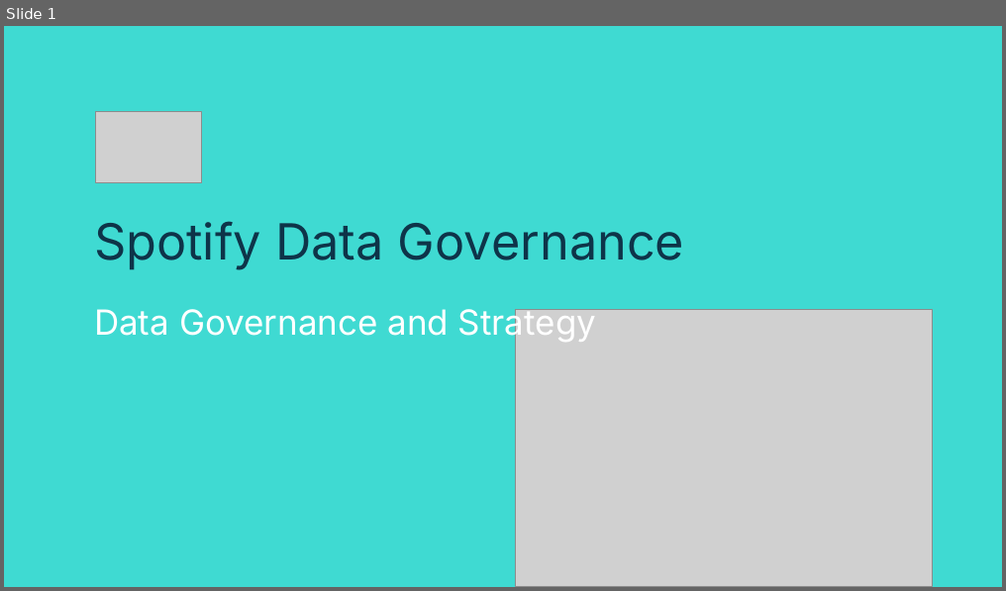
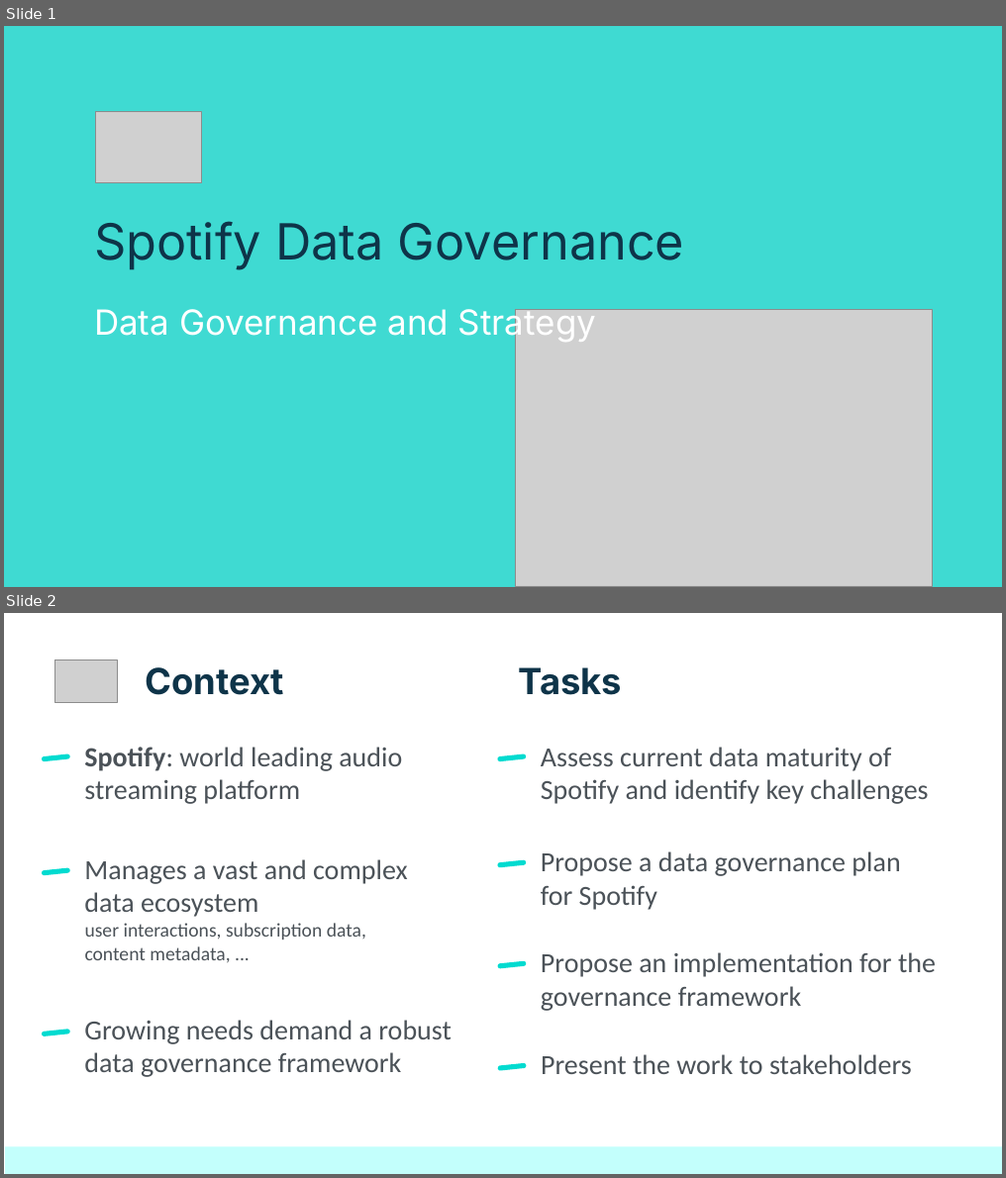
Before and after one commit to netesf13d/jedha-projects, a slide deck: 2-01-Spotify_Data_Governance/presentation/Presentation - 2-01 - Spotify Data Governance.odp. Shown one above the other, each under a label of ours: slide 1 before the commit, slides 1 and 2 after it. The pictures are 1006x591 and 1006x1178 pixels, drawn with LibreOffice and Linux fonts; fonts in the diff are those of the drawing; grey boxes stand for pictures. Boxes give left, top, right and bottom in pixels: in the first picture for what was removed or moved away, otherwise in the second. Text is boxed around its words. In the diff, an @@ line names an element or a change of style, - is before the commit and + after.

Commit message:
work on 2-01 Spotify

```diff
--- a/2-01-Spotify_Data_Governance/presentation/Presentation - 2-01 - Spotify Data Governance.odp
+++ b/2-01-Spotify_Data_Governance/presentation/Presentation - 2-01 - Spotify Data Governance.odp
@@ slide 2 added at bbox=[4, 613, 1002, 1174], background #FFFFFF @@
@@ picture added at bbox=[54, 660, 118, 702] @@
@@ title added at bbox=[145, 667, 284, 695], 26 pt, text #0E3449, bold @@
+Context
@@ title added at bbox=[518, 667, 622, 695], 26 pt, text #0E3449, bold @@
+Tasks
@@ rounded rectangle added at bbox=[42, 755, 71, 762], fill #00DBD0 @@
@@ title added at bbox=[84, 747, 402, 804], 20 pt, text #4B5258 @@
+Spotify: world leading audio streaming platform
@@ rounded rectangle added at bbox=[498, 755, 527, 762], fill #00DBD0 @@
@@ title added at bbox=[541, 747, 928, 804], 20 pt, text #4B5258 @@
+Assess current data maturity of Spotify and identify key challenges
@@ rounded rectangle added at bbox=[42, 868, 71, 876], fill #00DBD0 @@
@@ title added at bbox=[84, 860, 408, 917], 20 pt, text #4B5258 @@
+Manages a vast and complex data ecosystem
@@ rounded rectangle added at bbox=[498, 861, 527, 868], fill #00DBD0 @@
@@ title added at bbox=[541, 852, 900, 910], 20 pt, text #4B5258 @@
+Propose a data governance plan for Spotify
@@ title added at bbox=[85, 923, 366, 963], 14 pt, text #4B5258 @@
+user interactions, subscription data, content metadata, ...
@@ rounded rectangle added at bbox=[498, 960, 527, 968], fill #00DBD0 @@
@@ title added at bbox=[541, 953, 936, 1011], 20 pt, text #4B5258 @@
+Propose an implementation for the governance framework
@@ title added at bbox=[84, 1020, 451, 1077], 20 pt, text #4B5258 @@
+Growing needs demand a robust data governance framework
@@ rounded rectangle added at bbox=[42, 1029, 71, 1037], fill #00DBD0 @@
@@ title added at bbox=[541, 1055, 912, 1074], 20 pt, text #4B5258 @@
+Present the work to stakeholders
@@ rounded rectangle added at bbox=[498, 1063, 527, 1071], fill #00DBD0 @@
@@ rectangle added at bbox=[5, 1147, 1002, 1173], fill #C3FFFC @@
```
Also in this commit, not shown: 15 other slides added, 6 slides removed, 6 other files.
